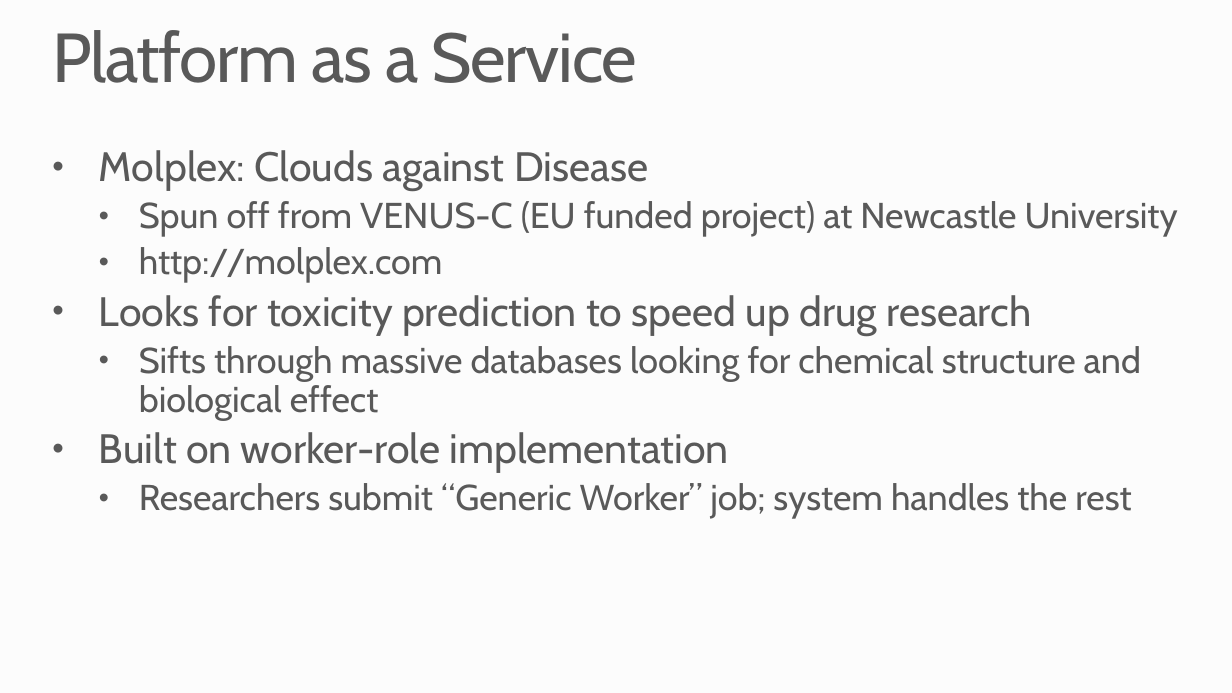
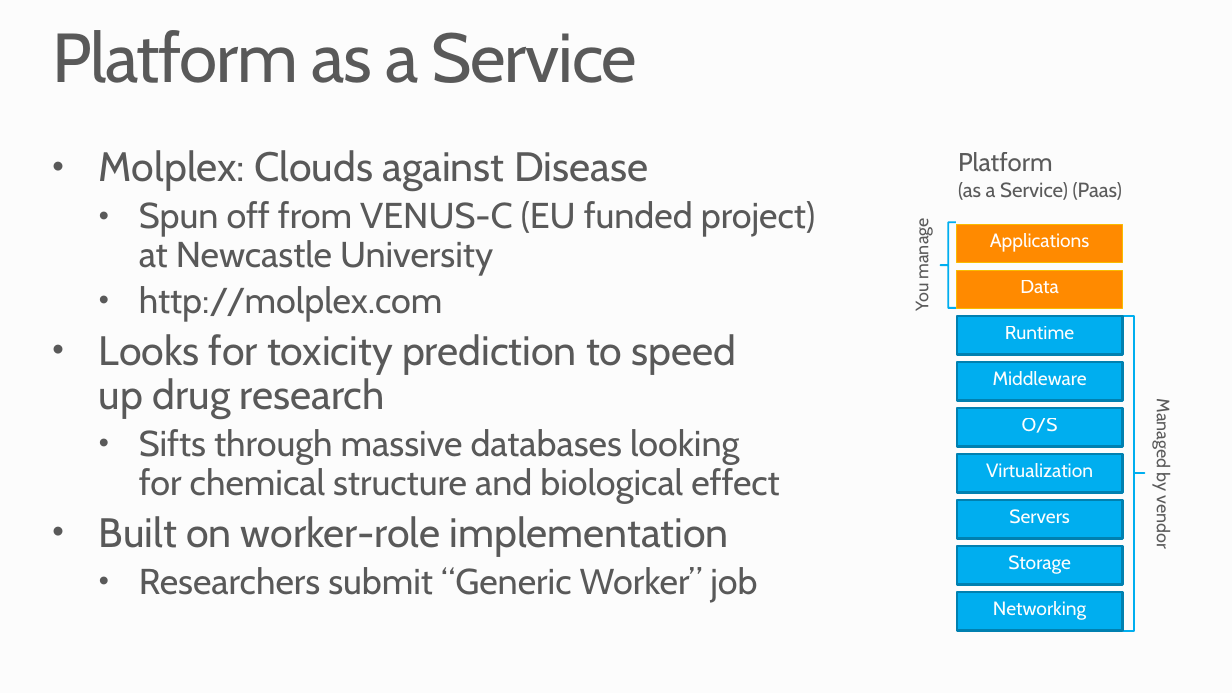
Before and after one commit to MSRConnections/Azure-training-course, a slide deck: slide 7 of Content/Introduction/Azure Overview.pptx. Drawn at 1232x693 pixels with LibreOffice and Linux fonts; fonts in the diff are those of the drawing; background and template pictures are left out. Boxes give left, top, right and bottom in pixels: in the first picture for what was removed or moved away, otherwise in the second. Text is boxed around its words. In the diff, an @@ line names an element or a change of style, - is before the commit and + after.

Commit message:
Put I|P|SaaS graphic on intro slides. Removed A4R slides from HPC & big data
Closes #121

```diff
--- a/Content/Introduction/Azure Overview.pptx
+++ b/Content/Introduction/Azure Overview.pptx
@@ group added at box(911, 182, 1174, 632): 9 rectangles, 3 texts, 2 left braces @@
+  Platform
+(as a Service) (Paas)
+  Managed by vendor
+  You manage
+Storage
+Servers
+Networking
+O/S
+Middleware
+Virtualization
+Applications
+Runtime
+Data
@@ text at box(139, 567, 757, 603): text changed @@
-  • Researchers submit “Generic Worker” job; system handles the rest
+  • Researchers submit “Generic Worker” job
```
Also in this commit, not shown: 3 other slides changed, 1 slide added, 1 slide removed, 2 other files.
